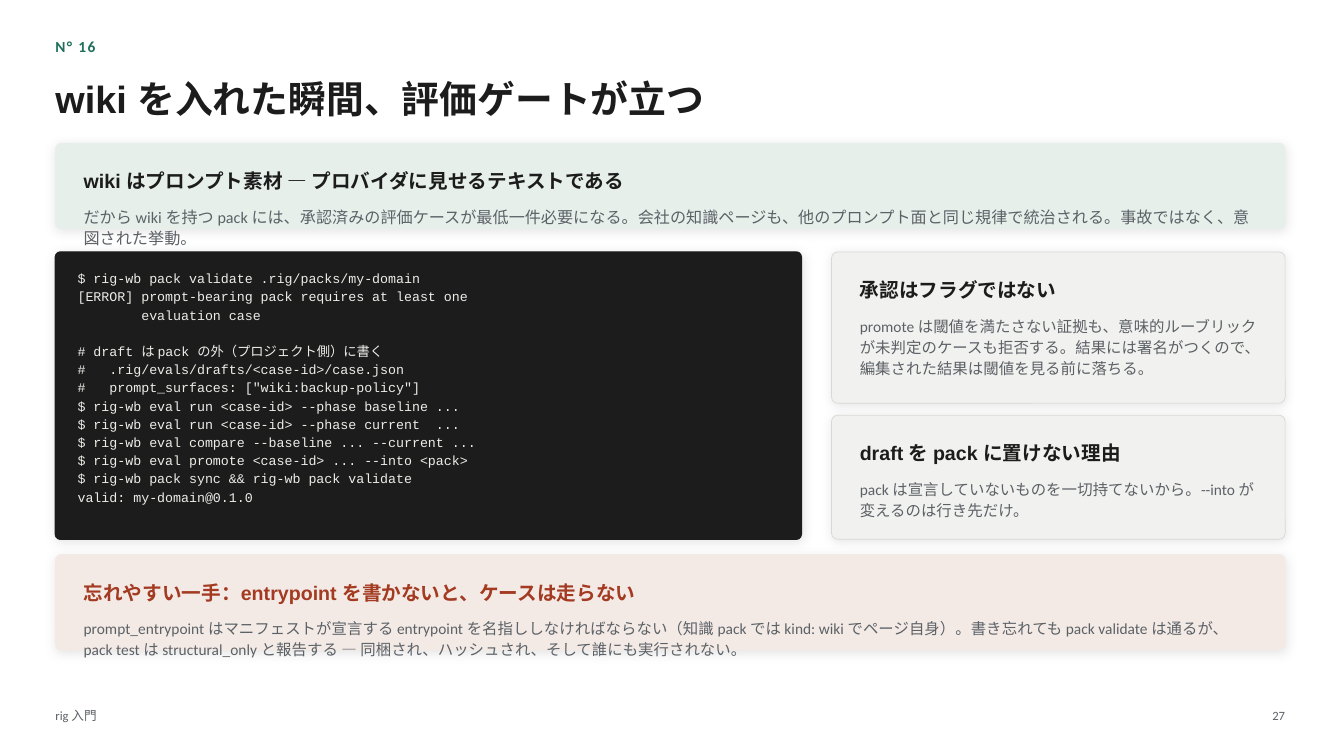
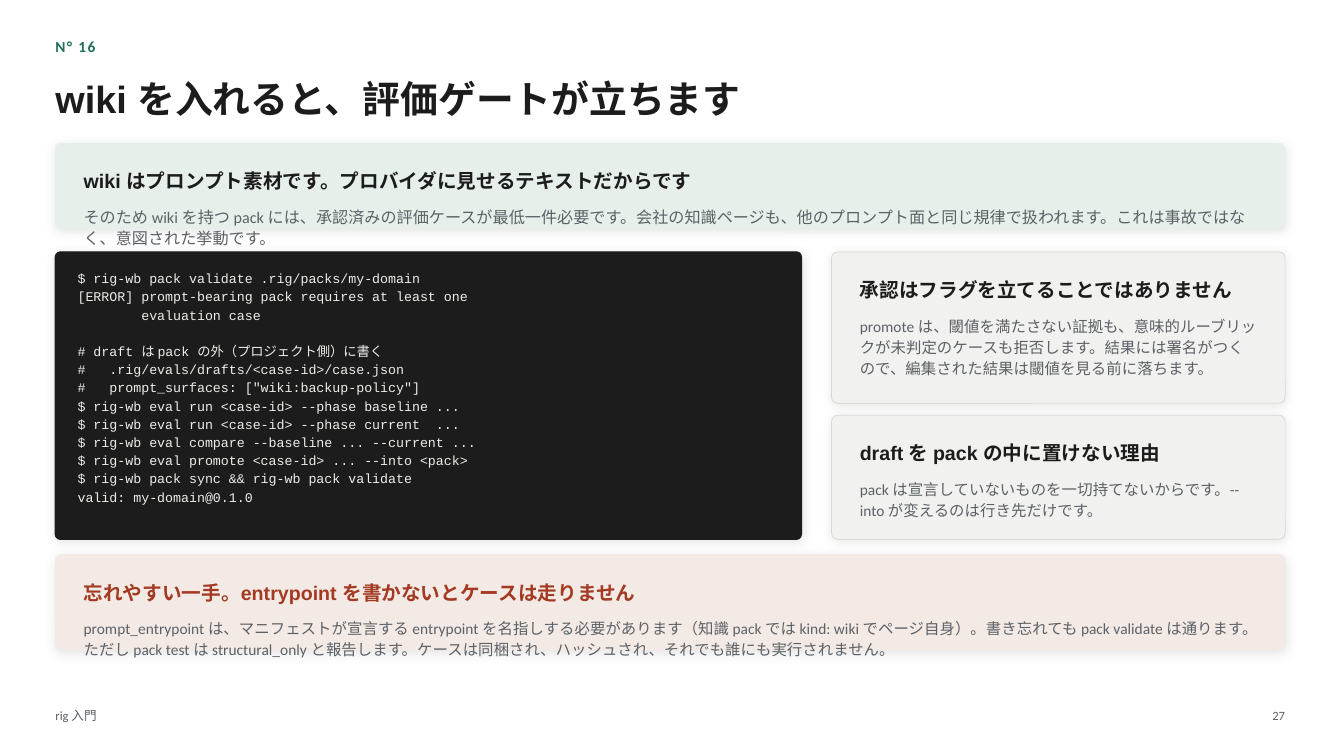
Before and after one commit to itoh-shun/rig, a slide deck: slide 27 of docs/onboarding/rig-intro.ja.pptx. Drawn at 1344x756 pixels with LibreOffice and Linux fonts; fonts in the diff are those of the drawing. Boxes give left, top, right and bottom in pixels: in the first picture for what was removed or moved away, otherwise in the second. Text is boxed around its words. In the diff, an @@ line names an element or a change of style, - is before the commit and + after.

```diff
--- a/docs/onboarding/rig-intro.ja.pptx
+++ b/docs/onboarding/rig-intro.ja.pptx
@@ text at [55, 80, 740, 117]: text changed @@
-wiki を入れた瞬間、評価ゲートが立つ
+wiki を入れると、評価ゲートが立ちます
@@ text at [84, 171, 691, 190]: text changed @@
-wiki はプロンプト素材 — プロバイダに見せるテキストである
+wiki はプロンプト素材です。プロバイダに見せるテキストだからです
@@ text at [84, 209, 1246, 245]: text changed @@
-だから wiki を持つ pack には、承認済みの評価ケースが最低一件必要になる。会社の知識ページも、他のプロンプト面と同じ規律で統治される。事故ではなく、意図された挙動。
+そのため wiki を持つ pack には、承認済みの評価ケースが最低一件必要です。会社の知識ページも、他のプロンプト面と同じ規律で扱われます。これは事故ではなく、意図された挙動です。
@@ text at [860, 280, 1232, 299]: text changed @@
-承認はフラグではない
+承認はフラグを立てることではありません
@@ text at [860, 319, 1257, 375]: text changed @@
-promote は閾値を満たさない証拠も、意味的ルーブリックが未判定のケースも拒否する。結果には署名がつくので、編集された結果は閾値を見る前に落ちる。
+promote は、閾値を満たさない証拠も、意味的ルーブリックが未判定のケースも拒否します。結果には署名がつくので、編集された結果は閾値を見る前に落ちます。
@@ text at [860, 443, 1160, 464]: text changed @@
-draft を pack に置けない理由
+draft を pack の中に置けない理由
@@ text at [860, 482, 1239, 518]: text changed @@
-pack は宣言していないものを一切持てないから。--into が変えるのは行き先だけ。
+pack は宣言していないものを一切持てないからです。--into が変えるのは行き先だけです。
@@ text at [84, 583, 635, 604]: text changed @@
-忘れやすい一手：entrypoint を書かないと、ケースは走らない
+忘れやすい一手。entrypoint を書かないとケースは走りません
@@ text at [84, 621, 1257, 658]: text changed @@
-prompt_entrypoint はマニフェストが宣言する entrypoint を名指ししなければならない（知識 pack では kind: wiki でページ自身）。書き忘れても pack validate は通るが、pack test は structural_only と報告する — 同梱され、ハッシュされ、そして誰にも実行されない。
+prompt_entrypoint は、マニフェストが宣言する entrypoint を名指しする必要があります（知識 pack では kind: wiki でページ自身）。書き忘れても pack validate は通ります。ただし pack test は structural_only と報告します。ケースは同梱され、ハッシュされ、それでも誰にも実行されません。
```
Also in this commit, not shown: 30 other slides changed, 4 other files.
